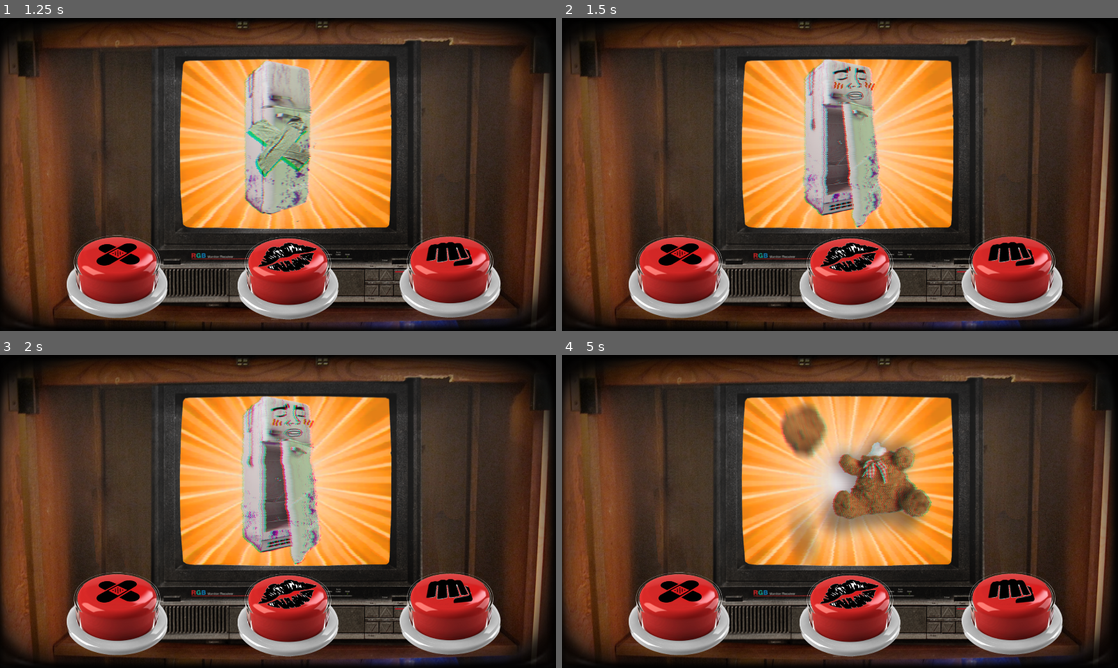
Above: before the commit, frames 1-4 (two rows, left to right).
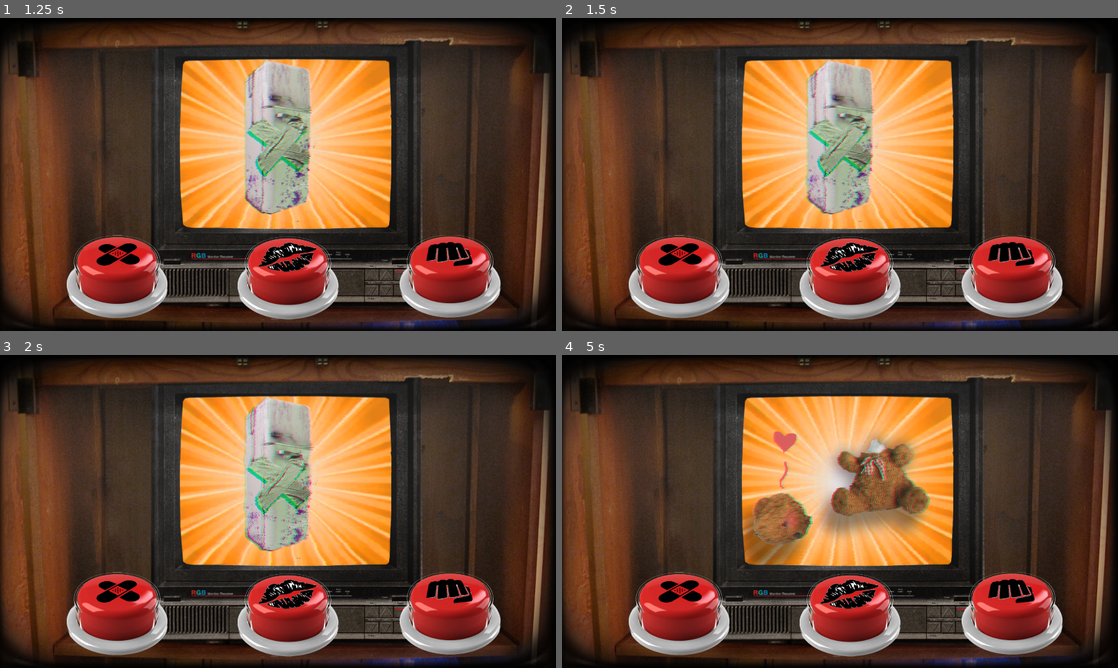
Above: after the commit, the same moments.

Repository: Rhevik/growup-mending
Game: Godot game, scene res://ui.tscn
Two runs of this game, one before a commit and one after it. Both use one fixed random seed, a clock stepped at 60 frames per second and the inputs below.
Inputs (mouse positions are in pixels of both pictures, inside the frame that each line leads up to):
- Up to frame 1 (1.25 s): click (116, 277) at 0.5 s
- Up to frame 2 (1.5 s): click (851, 277) at 1.27 s
- Up to frame 3 (2 s): no input
- Up to frame 4 (5 s): click (1012, 611) at 2.02 s; click (678, 614) at 2.77 s; click (851, 614) at 3.5 s; click (1012, 611) at 4.27 s

Frame 1 is identical in both runs. In frame 2, 4.5% of the frame differs, in the area x 43-58%, y 13-67%; in frame 3, 4.6%; in frame 4, 5.6%, in the area x 32-67%, y 15-68%.

Commit message:
Fix issue where buttons press multiple times

Diff:
--- a/FlexTaper/ChallengeDirector/challenge_director.gd
+++ b/FlexTaper/ChallengeDirector/challenge_director.gd
@@ -11,6 +11,7 @@
 @export var tvBacking: Sprite2D
 @export var staticTv: Sprite2D
 @export var renderViewport: SubViewport
+@export var buttonContainerNode: Node
 var challenge: Challenge
 var solution: Challenge.AcceptedSolutions
 
@@ -46,6 +47,7 @@
 	tvStatic.stop();
 	staticTv.visible = false
 	SetSpriteFrames(challenge.damagedImage)
+	disable_buttons(false)
 
 func ChallengeOuttroSuccess():
 	successMusic.play();
@@ -79,11 +81,18 @@
 func press_kiss():
 	solution = Challenge.AcceptedSolutions.KISS
 	SetSpriteFrames(challenge.kissImage)
+	disable_buttons(true)
 
 func press_whack():
 	solution = Challenge.AcceptedSolutions.WHACK
 	SetSpriteFrames(challenge.whackImage)
+	disable_buttons(true)
 
 func press_tape():
 	solution = Challenge.AcceptedSolutions.TAPE
 	SetSpriteFrames(challenge.tapeImage)
+	disable_buttons(true)
+
+func disable_buttons(disabled):
+	for button : BaseButton in buttonContainerNode.get_children():
+		button.disabled = disabled
--- a/FlexTaper/ui.tscn
+++ b/FlexTaper/ui.tscn
@@ -46,11 +46,12 @@
 [node name="GameManager" parent="." instance=ExtResource("1_fyqef")]
 AllChallenges = Array[ExtResource("2_nltto")]([ExtResource("9_etlur"), ExtResource("8_etlur"), ExtResource("9_7rqds"), ExtResource("11_nvb2n")])
 
-[node name="ChallengeDirector" parent="GameManager" index="1" node_paths=PackedStringArray("tvSprite", "tvBacking", "staticTv", "renderViewport")]
+[node name="ChallengeDirector" parent="GameManager" index="1" node_paths=PackedStringArray("tvSprite", "tvBacking", "staticTv", "renderViewport", "buttonContainerNode")]
 tvSprite = NodePath("../../SubViewport/TelevisionAnimation")
 tvBacking = NodePath("../../SubViewport/Backing")
 staticTv = NodePath("../../SubViewport/Static")
 renderViewport = NodePath("../../SubViewport")
+buttonContainerNode = NodePath("../../ActionButtons")
 
 [node name="ActionButtons" type="Node" parent="."]
 
Not shown: 1 places in FlexTaper/Challenges/Business.tres that only renumber resources
Not shown: 2 places in FlexTaper/ui.tscn that only renumber resources
